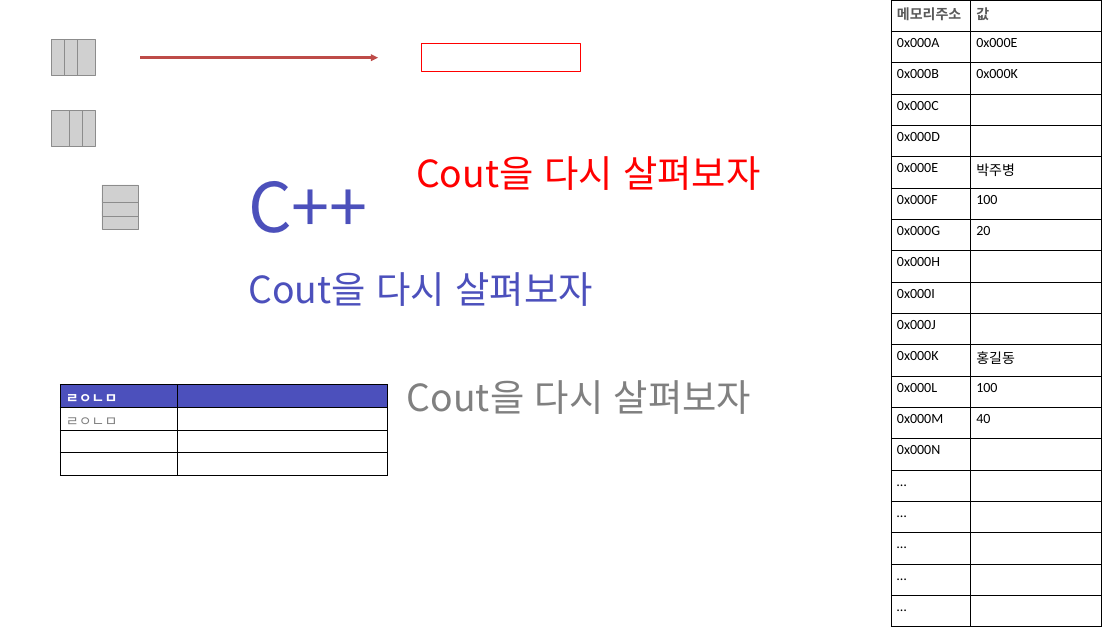
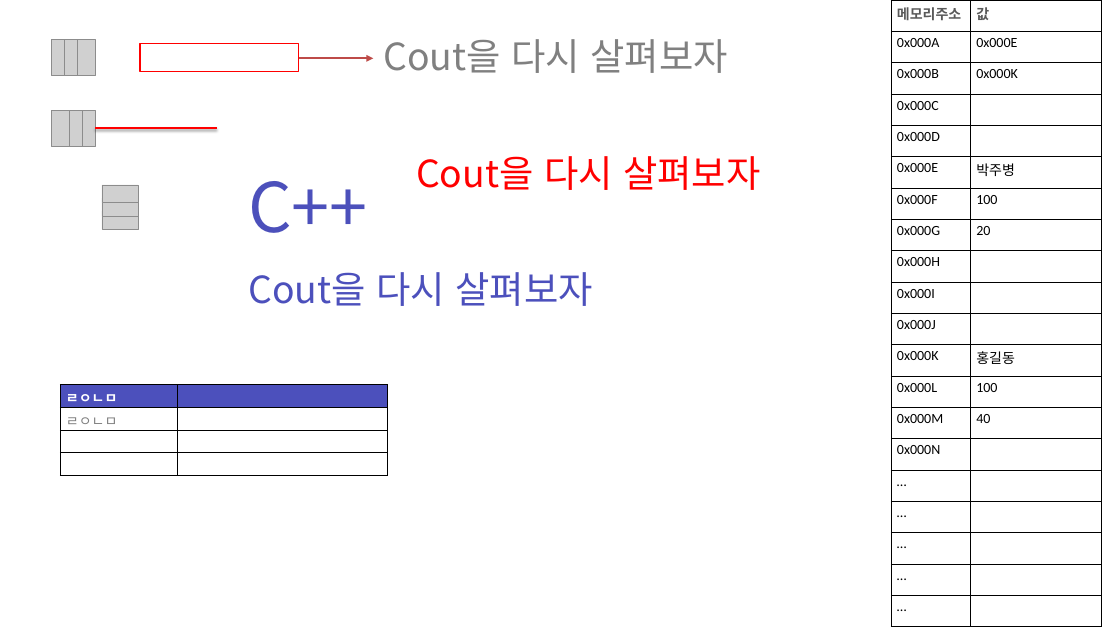
Before and after one commit to zest132/JavaLecture, a slide deck: slide 1 of JavaLecture/LectureFile/샘플.pptx. Drawn at 1120x630 pixels with LibreOffice and Linux fonts; fonts in the diff are those of the drawing; grey boxes stand for pictures. Boxes give left, top, right and bottom in pixels: in the first picture for what was removed or moved away, otherwise in the second. Text is boxed around its words. In the diff, an @@ line names an element or a change of style, - is before the commit and + after.

```diff
--- a/JavaLecture/LectureFile/샘플.pptx
+++ b/JavaLecture/LectureFile/샘플.pptx
@@ rectangle: place and size @@
-rectangle at box(422, 44, 580, 72)
+rectangle at box(140, 44, 298, 72)
@@ arrow moved from (140, 58) - (378, 58) to (298, 58) - (374, 58) @@
@@ text "Cout을 다시 살펴보자": place and size @@
-text "Cout을 다시 살펴보자" at box(407, 380, 751, 414)
+text "Cout을 다시 살펴보자" at box(383, 39, 728, 73)
@@ line added from (95, 128) to (217, 128), #FF0000 3 pt @@
```
Also in this commit, not shown: 6 other files.
